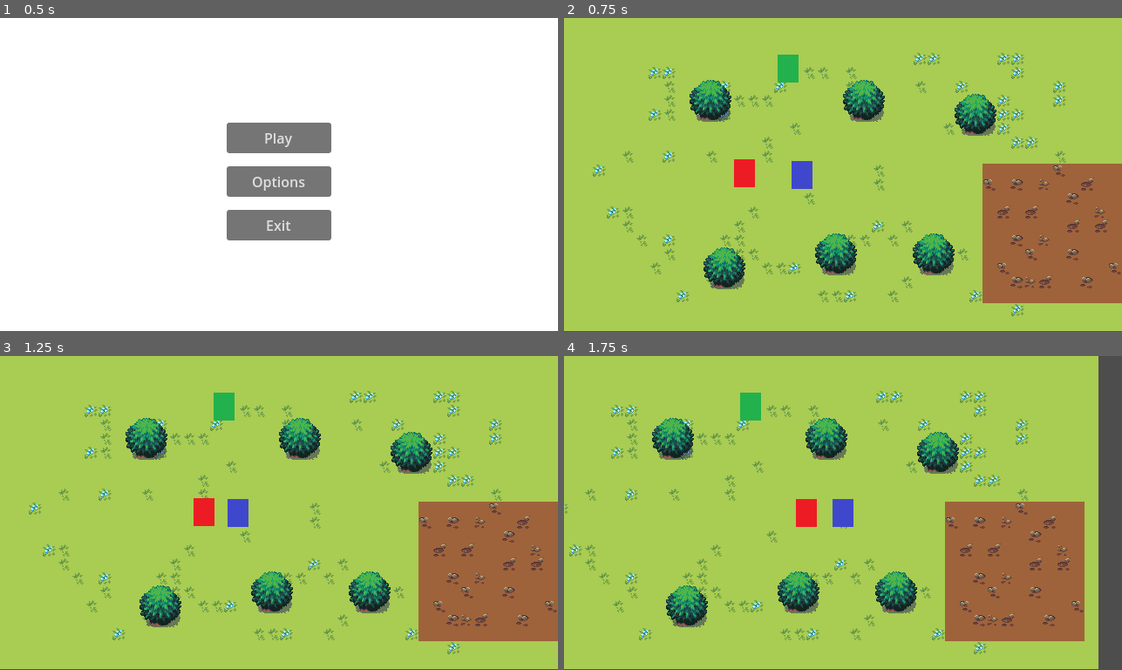
Above: before the commit, frames 1-4 (two rows, left to right).
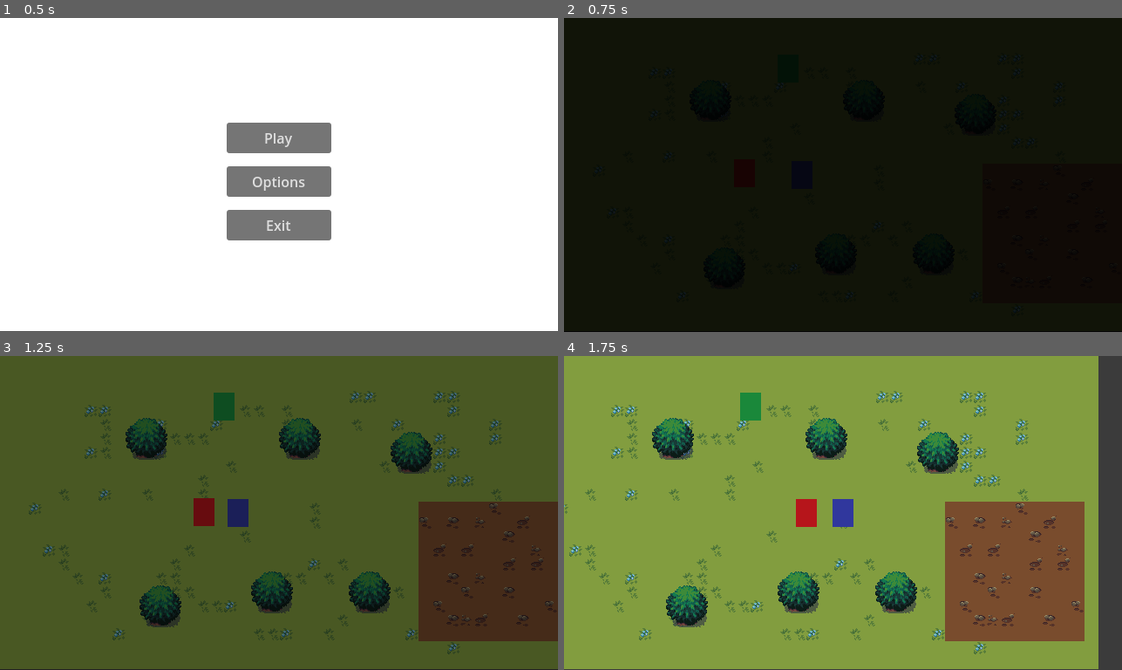
Above: after the commit, the same moments.

Repository: yuval9500/Guido
Game: Godot game, scene res://Menu/scenes/menu.tscn
The game is run twice, just before and just after one commit, with the same random seed, the same clock (stepped at 60 frames per second) and the same inputs.
Inputs:
- Up to frame 1 (0.5 s): no input
- Up to frame 2 (0.75 s): click "Play" at 0.5 s
- Up to frame 3 (1.25 s): no input
- Up to frame 4 (1.75 s): hold Right (right) from 1.28 s (still down); hold E (talk) from 1.28 s (still down)

Frame 1 is identical in both runs. In frame 2, 100% of the frame differs, in the area x 0-100%, y 0-100%; in frame 3, 99%; in frame 4, 93%.

Commit message:
Transition Manager
Fade in and out

Diff:
--- /dev/null
+++ b/Components/Transition_Manager/transition_manager.gd
@@ -0,0 +1,22 @@
+extends CanvasLayer
+
+var sceneToMove: String
+
+func _ready():
+	visible = true
+	transition_to_supreme()
+
+
+func transition_to_black():
+	$"AnimationPlayer".play("Supreme_To_Black")
+
+func transition_to_supreme():
+	$"AnimationPlayer".play("Black_To_Better")
+
+func moveToScene():
+	get_tree().change_scene_to_file(sceneToMove)
+
+
+func _on_combat_zone_move_to_combat_signal(scene: String) -> void:
+	sceneToMove = scene
+	transition_to_black()
--- /dev/null
+++ b/Components/Transition_Manager/transition_manager.tscn
@@ -0,0 +1,90 @@
+[gd_scene load_steps=6 format=3 uid="uid://d3pg4x76ml81q"]
+
+[ext_resource type="Script" path="res://Components/Transition_Manager/transition_manager.gd" id="1_du6pq"]
+
+[sub_resource type="Animation" id="Animation_a0kae"]
+resource_name = "Black_To_Better"
+length = 1.5
+tracks/0/type = "value"
+tracks/0/imported = false
+tracks/0/enabled = true
+tracks/0/path = NodePath("ColorRect:color")
+tracks/0/interp = 1
+tracks/0/loop_wrap = true
+tracks/0/keys = {
+"times": PackedFloat32Array(0, 1.5),
+"transitions": PackedFloat32Array(1, 1),
+"update": 0,
+"values": [Color(0, 0, 0, 1), Color(0, 0, 0, 0)]
+}
+
+[sub_resource type="Animation" id="Animation_076yh"]
+length = 0.001
+tracks/0/type = "value"
+tracks/0/imported = false
+tracks/0/enabled = true
+tracks/0/path = NodePath("ColorRect:color")
+tracks/0/interp = 1
+tracks/0/loop_wrap = true
+tracks/0/keys = {
+"times": PackedFloat32Array(0),
+"transitions": PackedFloat32Array(1),
+"update": 0,
+"values": [Color(0, 0, 0, 1)]
+}
+
+[sub_resource type="Animation" id="Animation_4vo7e"]
+resource_name = "Supreme_To_Black"
+tracks/0/type = "value"
+tracks/0/imported = false
+tracks/0/enabled = true
+tracks/0/path = NodePath("ColorRect:color")
+tracks/0/interp = 1
+tracks/0/loop_wrap = true
+tracks/0/keys = {
+"times": PackedFloat32Array(0, 0.933333),
+"transitions": PackedFloat32Array(1, 1),
+"update": 0,
+"values": [Color(0, 0, 0, 0), Color(0, 0, 0, 1)]
+}
+tracks/1/type = "method"
+tracks/1/imported = false
+tracks/1/enabled = true
+tracks/1/path = NodePath(".")
+tracks/1/interp = 1
+tracks/1/loop_wrap = true
+tracks/1/keys = {
+"times": PackedFloat32Array(1),
+"transitions": PackedFloat32Array(1),
+"values": [{
+"args": [],
+"method": &"moveToScene"
+}]
+}
+
+[sub_resource type="AnimationLibrary" id="AnimationLibrary_8tmyi"]
+_data = {
+"Black_To_Better": SubResource("Animation_a0kae"),
+"RESET": SubResource("Animation_076yh"),
+"Supreme_To_Black": SubResource("Animation_4vo7e")
+}
+
+[node name="TransitionManager" type="CanvasLayer"]
+visible = false
+script = ExtResource("1_du6pq")
+
+[node name="ColorRect" type="ColorRect" parent="."]
+anchors_preset = 15
+anchor_right = 1.0
+anchor_bottom = 1.0
+offset_top = -1.0
+offset_right = 16.0
+offset_bottom = 9.0
+grow_horizontal = 2
+grow_vertical = 2
+color = Color(0, 0, 0, 1)
+
+[node name="AnimationPlayer" type="AnimationPlayer" parent="."]
+libraries = {
+"": SubResource("AnimationLibrary_8tmyi")
+}
--- a/Components/combat_zone.gd
+++ b/Components/combat_zone.gd
@@ -3,10 +3,14 @@
 var player: Player_Script
 var isPlayerInBounds: bool = false
 var isPlayerMoving: bool = false
+signal moveToCombatSignal(scene: String)
+
+var scene = "res://TestCombatLevel/test_combat_level.tscn"
 
 # Called when the node enters the scene tree for the first time.
 func _ready() -> void:
 	player = get_tree().get_root().find_child("Player",true,false)
+
 
 
 # Called every frame. 'delta' is the elapsed time since the previous frame.
@@ -16,8 +20,8 @@
 	if(isPlayerInBounds and isPlayerMoving):
 		var randomValue = randi_range(1,400)
 		if(randomValue == 1):
-			get_tree().change_scene_to_file("res://TestCombatLevel/test_combat_level.tscn")
 
+			emit_signal("moveToCombatSignal", scene)
 
 func _on_body_entered(body: Node2D) -> void:
 	if body.name == "Player":
--- a/TestCombatLevel/test_combat_level.tscn
+++ b/TestCombatLevel/test_combat_level.tscn
@@ -1,6 +1,7 @@
-[gd_scene load_steps=17 format=4 uid="uid://ca1kpawrdpwe8"]
+[gd_scene load_steps=18 format=4 uid="uid://ca1kpawrdpwe8"]
 
 [ext_resource type="Texture2D" uid="uid://180k6y5ddc82" path="res://TestLevel/Sprites/TILESET VILLAGE TOP DOWN/GROUND DETAIL 1 - DAY.png" id="1_0dt3t"]
+[ext_resource type="PackedScene" uid="uid://d3pg4x76ml81q" path="res://Components/Transition_Manager/transition_manager.tscn" id="1_1v7kp"]
 [ext_resource type="Texture2D" uid="uid://bh40aithq647s" path="res://Player/Sprites/Player_Sprite.png" id="1_ln2ow"]
 [ext_resource type="Texture2D" uid="uid://bsk1r6fnnal2p" path="res://TestLevel/Sprites/TILESET VILLAGE TOP DOWN/GROUND DETAIL 2 - DAY.png" id="2_3aqh7"]
 [ext_resource type="Texture2D" uid="uid://bb34nkeo08nuc" path="res://Player/Sprites/Companion_Sprite.png" id="2_4b2cx"]
@@ -44,6 +45,9 @@
 
 [node name="test_combat_level" type="Node2D"]
 
+[node name="TransitionManager" parent="." instance=ExtResource("1_1v7kp")]
+visible = false
+
 [node name="Ground" type="TileMapLayer" parent="."]
 tile_map_data = PackedByteArray("AAAAAAAABQAAAAAAAAAAAAEABQAAAAAAAAAAAAIABQAAAAAAAAAAAAMABQAAAAAAAAAAAAQABQAAAAAAAAAAAA …(14640 unchanged characters)…
 tile_set = SubResource("TileSet_e7fix")
--- a/TestLevel/Scenes/test_level.tscn
+++ b/TestLevel/Scenes/test_level.tscn
@@ -10,10 +10,11 @@
 [ext_resource type="Texture2D" uid="uid://dcd2xgbxbt2gn" path="res://TestLevel/Sprites/TILESET VILLAGE TOP DOWN/GRASS DETAIL 6 - DAY.png" id="14_jrrkl"]
 [ext_resource type="PackedScene" uid="uid://cbiw66nhk4vvi" path="res://Components/combat_zone.tscn" id="16_u8gms"]
 [ext_resource type="Texture2D" uid="uid://1rrnx2awov4r" path="res://TestLevel/Sprites/TILESET VILLAGE TOP DOWN/GRASS TILE - DAY.png" id="17_flxqe"]
-[ext_resource type="PackedScene" path="res://Components/Camera.tscn" id="19_73opl"]
+[ext_resource type="PackedScene" uid="uid://jm6agy8uctxj" path="res://Components/Camera.tscn" id="19_73opl"]
 [ext_resource type="Texture2D" uid="uid://180k6y5ddc82" path="res://TestLevel/Sprites/TILESET VILLAGE TOP DOWN/GROUND DETAIL 1 - DAY.png" id="19_abmeb"]
 [ext_resource type="PackedScene" uid="uid://ctohr751keohh" path="res://NPC/Scenes/NPC.tscn" id="21_dhs3b"]
 [ext_resource type="Texture2D" uid="uid://bsk1r6fnnal2p" path="res://TestLevel/Sprites/TILESET VILLAGE TOP DOWN/GROUND DETAIL 2 - DAY.png" id="21_ni3xj"]
+[ext_resource type="PackedScene" uid="uid://d3pg4x76ml81q" path="res://Components/Transition_Manager/transition_manager.tscn" id="22_rfl5p"]
 [ext_resource type="Texture2D" uid="uid://d1gj6hn0bob17" path="res://TestLevel/Sprites/TILESET VILLAGE TOP DOWN/GROUND DETAIL 3 - DAY.png" id="23_23wir"]
 [ext_resource type="Texture2D" uid="uid://8d70dcgp8670" path="res://TestLevel/Sprites/TILESET VILLAGE TOP DOWN/GROUND DETAIL 5 - DAY.png" id="28_os4il"]
 [ext_resource type="Texture2D" uid="uid://dvjybmogsm6al" path="res://TestLevel/Sprites/TILESET VILLAGE TOP DOWN/GROUND TILE - DAY.png" id="30_hnicd"]
@@ -145,6 +146,8 @@
 
 [node name="DialogueUI" parent="." instance=ExtResource("1_1ge7y")]
 
+[node name="TransitionManager" parent="." instance=ExtResource("22_rfl5p")]
+
 [node name="Ground" type="TileMapLayer" parent="."]
 tile_map_data = PackedByteArray("AAAAAAAABAAAAAAAAAAAAAEABAAAAAAAAAAAAAIABAAAAAAAAAAAAAMABAAAAAAAAAAAAAQABAAAAAAAAAAAAA …(15008 unchanged characters)…
 tile_set = SubResource("TileSet_aimpm")
@@ -174,3 +177,5 @@
 position = Vector2(273, 189)
 
 [node name="Camera2D" parent="Player" instance=ExtResource("19_73opl")]
+
+[connection signal="moveToCombatSignal" from="CombatArea/CombatZone" to="TransitionManager" method="_on_combat_zone_move_to_combat_signal"]
Not shown: 1 places in TestLevel/Scenes/test_level.tscn that only renumber resources
